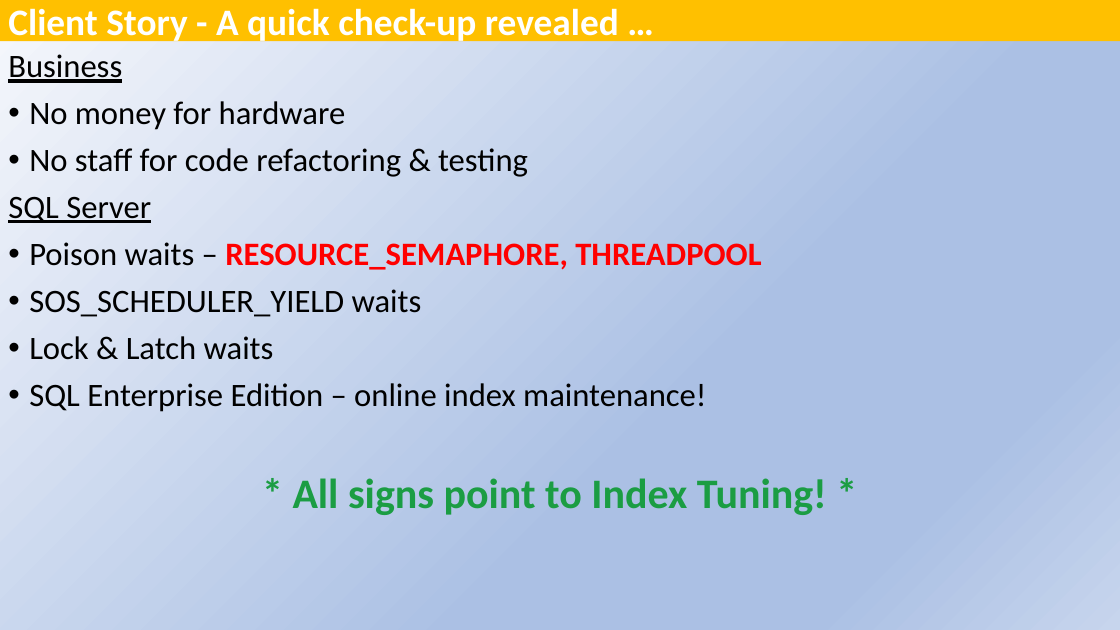
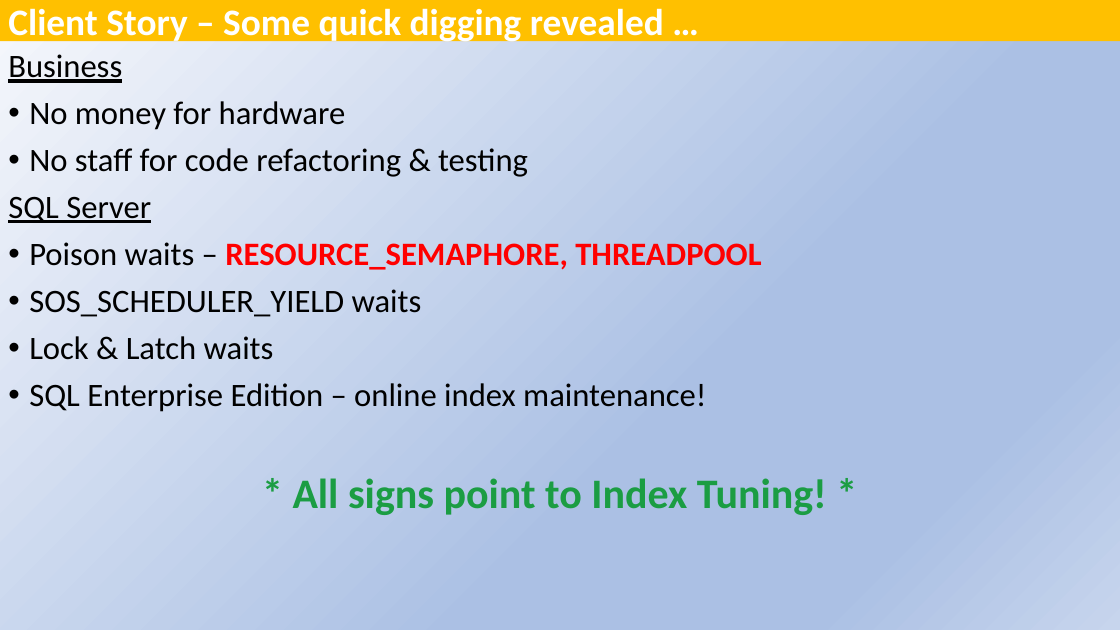
Before and after one commit to SQLXL/SQLXL, a slide deck: slide 6 of SQLXL_Index SQL Saturday South Florida 2025.pptx. Drawn at 1120x630 pixels with LibreOffice and Linux fonts; fonts in the diff are those of the drawing. Boxes give left, top, right and bottom in pixels: in the first picture for what was removed or moved away, otherwise in the second. Text is boxed around its words. In the diff, an @@ line names an element or a change of style, - is before the commit and + after.

```diff
--- a/SQLXL_Index SQL Saturday South Florida 2025.pptx
+++ b/SQLXL_Index SQL Saturday South Florida 2025.pptx
@@ title at [8,8,664,45]: text changed @@
-Client Story - A quick check-up revealed …
+Client Story – Some quick digging revealed …
```
Also in this commit, not shown: 9 other slides changed, 1 slide removed, 1 other file.
